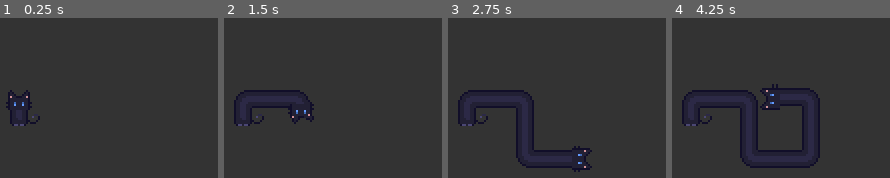
Above: before the commit, frames 1-4 (left to right).
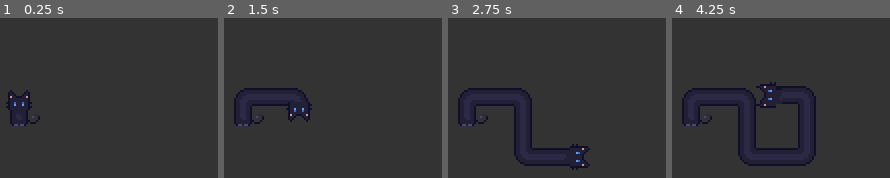
Above: after the commit, the same moments.

Repository: RecorderYvaine/loooong_cat
Game: Godot game, scene res://src/Main.tscn
Two runs of this game, one before a commit and one after it. Both use one fixed random seed, a clock stepped at 60 frames per second and the inputs below.
Inputs:
- Up to frame 1 (0.25 s): no input
- Up to frame 2 (1.5 s): tap Enter at 0.5 s; hold Right (ui_right) 0.53-1.28 s; hold Down (ui_down) from 1.28 s (still down)
- Up to frame 3 (2.75 s): release Down (ui_down) at 2.03 s; hold Right (ui_right) from 2.03 s (still down)
- Up to frame 4 (4.25 s): release Right (ui_right) at 2.78 s; hold Up (ui_up) 2.78-3.53 s; hold Left (ui_left) from 3.53 s (still down)

The runs differ from the first frame. In frame 2, 1.0% of the frame differs, in the area x 4-42%, y 43-67%; in frame 3, 2.1%; in frame 4, 3.2%, in the area x 4-68%, y 40-94%.

Commit message:
Keep cat head pixel aligned during turns

Diff:
--- a/src/cat/LongCat.gd
+++ b/src/cat/LongCat.gd
@@ -4,13 +4,15 @@
 @export var speed: float = 40.0
 const MIN_TURN_DIST: float = 9.0
 const TURN_CLEARANCE: float = 4.0
+const TURN_EXIT_ADVANCE: float = 1.0
 const HIDDEN_TOP_BODY_HEAD_GAP: float = 5.0
 const BODY_COLLISION_HALF_WIDTH: float = 4.5
 const HEAD_COLLISION_HALF_WIDTH: float = 5.5
 const COLLISION_CLEARANCE: float = BODY_COLLISION_HALF_WIDTH + HEAD_COLLISION_HALF_WIDTH
+const TURN_READY_DIST: float = MIN_TURN_DIST + TURN_EXIT_ADVANCE
 
 # 以 HeadGroup 节点原点为基准，提取猫脸中心点作为旋转与移动核心
-const FACE_LOCAL = Vector2(0.5, -6.0)
+const FACE_LOCAL = Vector2(0.5, -5.5)
 
 var path: Array[Vector2] = []
 var current_dir: Vector2 = Vector2.UP
@@ -68,8 +70,11 @@
 	else:
 		auto_turn_dir = Vector2.ZERO
 		if queued_turn_dir != Vector2.ZERO:
-			raw_input = queued_turn_dir
-			queued_turn_dir = Vector2.ZERO
+			if get_head_segment_length() >= TURN_READY_DIST:
+				raw_input = queued_turn_dir
+				queued_turn_dir = Vector2.ZERO
+			else:
+				raw_input = current_dir
 
 	var is_tap = false
 	if not in_turn:
@@ -92,7 +97,14 @@
 
 		move_cat(input_dir, step)
 		update_head_frame(input_dir)
-	else:
+
+		if queued_turn_dir != Vector2.ZERO and input_dir == current_dir and get_head_segment_length() >= TURN_READY_DIST:
+			var turn_dir = queued_turn_dir
+			queued_turn_dir = Vector2.ZERO
+			move_cat(turn_dir, max(step, 1.0))
+			update_head_frame(turn_dir)
+	else:
+		snap_head_to_pixel_grid()
 		head_sprite.frame = 0
 
 	update_visuals()
@@ -140,6 +152,16 @@
 
 func can_start_turn(start_pos: Vector2, dir: Vector2) -> bool:
 	return get_allowed_step(start_pos, dir, MIN_TURN_DIST) >= MIN_TURN_DIST
+
+func get_head_segment_length() -> float:
+	if path.size() < 2:
+		return 0.0
+	return path[-1].distance_to(path[-2])
+
+func snap_head_to_pixel_grid() -> void:
+	if path.size() < 2:
+		return
+	path[-1] = Vector2(round(path[-1].x - 0.5) + 0.5, round(path[-1].y))
 
 func move_cat(input_dir: Vector2, step: float) -> void:
 	var head_pos = path[-1]
@@ -176,8 +198,8 @@
 				path[-1] += input_dir * step
 	else:
 		var dist_from_last_corner = head_pos.distance_to(prev_pos)
-		if dist_from_last_corner < MIN_TURN_DIST:
-			var advance = min(step, MIN_TURN_DIST - dist_from_last_corner)
+		if dist_from_last_corner < TURN_READY_DIST:
+			var advance = min(step, TURN_READY_DIST - dist_from_last_corner)
 			var allowed_advance = get_allowed_step(head_pos, seg_dir, advance)
 			path[-1] += seg_dir * allowed_advance
 			current_dir = seg_dir
@@ -253,23 +275,11 @@
 			active_corner_index = path.size() - 2
 			turn_progress = clamp(head_dist / MIN_TURN_DIST, 0.0, 1.0)
 
-	# The straight body segment now connects directly to the head. Keeping this
-	# separate sprite visible creates one-pixel protrusions after horizontal turns.
-	top_body.visible = false
-
-	# 核心修正：旋转猫头组，并同时根据旋转修正位置，使本地的猫脸中心始终精确对准 path[-1]
+	top_body.visible = not in_turn
+
+	# 猫头像素画只使用正交旋转；转弯动画由拐角身体帧负责，避免任意角度旋转造成拉伸。
 	var target_rotation = current_dir.angle() - (-PI/2)
-
-	if in_turn:
-		var prev_dir = (path[-2] - path[-3]).normalized()
-		if prev_dir == Vector2.ZERO: prev_dir = current_dir
-		var prev_rot = prev_dir.angle() - (-PI/2)
-
-		var diff = wrapf(target_rotation - prev_rot, -PI, PI)
-		head_group.rotation = prev_rot + diff * turn_progress
-	else:
-		head_group.rotation = target_rotation
-
+	head_group.rotation = target_rotation
 	head_group.position = path[-1] - FACE_LOCAL.rotated(head_group.rotation)
 
 	# 绘制直身子
--- a/tests/run_tests.gd
+++ b/tests/run_tests.gd
@@ -18,6 +18,8 @@
 		return
 	if not await run_early_turn_completion_checks():
 		return
+	if not await run_queued_input_process_checks():
+		return
 	if not await run_overlap_movement_checks():
 		return
 	print("ALL TESTS PASSED")
@@ -37,9 +39,22 @@
 	await process_frame
 
 	drive_cat(cat, Vector2.UP, 28)
-	drive_cat(cat, Vector2.RIGHT, 80)
+	drive_cat(cat, Vector2.RIGHT, 1)
+
+	if not assert_angle_close(cat.head_group.rotation, PI / 2.0, "Head stays cardinal during an active right turn"):
+		return false
+	if cat.top_body.visible:
+		printerr("FAILED: upper body should be hidden while turn animation is active")
+		quit(1)
+		return false
+
+	drive_cat(cat, Vector2.RIGHT, 79)
 
 	if not assert_angle_close(cat.head_group.rotation, PI / 2.0, "Head faces exactly right after a completed right turn"):
+		return false
+	if not cat.top_body.visible:
+		printerr("FAILED: upper body should be visible while moving straight")
+		quit(1)
 		return false
 	if cat.turns_data.size() != 1:
 		printerr("FAILED: expected one turn after moving right. turns=", cat.turns_data.size())
@@ -155,6 +170,17 @@
 	cat.update_visuals()
 	cat.move_cat(Vector2.DOWN, 1.0)
 
+	if cat.path.size() != 4:
+		printerr("FAILED: 9px turn should auto-advance before starting. path=", cat.path)
+		quit(1)
+		return false
+	if abs(cat.path[-1].distance_to(cat.path[-2]) - cat.TURN_READY_DIST) > 0.001:
+		printerr("FAILED: 11px centered head clearance should advance to turn-ready distance. path=", cat.path)
+		quit(1)
+		return false
+
+	cat.move_cat(Vector2.DOWN, 1.0)
+
 	if cat.path.size() != 5:
 		printerr("FAILED: 11px centered head clearance should allow turn. path=", cat.path)
 		quit(1)
@@ -202,7 +228,7 @@
 		quit(1)
 		return false
 	if abs(cat.path[-1].distance_to(cat.path[-2]) - cat.MIN_TURN_DIST) > 0.001:
-		printerr("FAILED: early turn should auto-advance to the minimum turn distance. path=", cat.path)
+		printerr("FAILED: early turn should first auto-advance to the minimum turn distance. path=", cat.path)
 		quit(1)
 		return false
 	if cat.turns_data.size() != 0:
@@ -212,6 +238,17 @@
 
 	cat.move_cat(Vector2.DOWN, 1.0)
 
+	if cat.path.size() != path_size_before:
+		printerr("FAILED: early turn should add the one-pixel turn exit before appending. path=", cat.path)
+		quit(1)
+		return false
+	if abs(cat.path[-1].distance_to(cat.path[-2]) - cat.TURN_READY_DIST) > 0.001:
+		printerr("FAILED: early turn should auto-advance to the turn-ready distance. path=", cat.path)
+		quit(1)
+		return false
+
+	cat.move_cat(Vector2.DOWN, 1.0)
+
 	if cat.path.size() != path_size_before + 1:
 		printerr("FAILED: queued follow-up turn should start immediately after auto-advance. path=", cat.path)
 		quit(1)
@@ -222,6 +259,62 @@
 		return false
 	if cat.turns_data.size() != 1:
 		printerr("FAILED: queued follow-up turn should create exactly one turn. turns=", cat.turns_data.size())
+		quit(1)
+		return false
+
+	cat.queue_free()
+	await process_frame
+	return true
+
+func run_queued_input_process_checks() -> bool:
+	print("Running queued input process checks...")
+	var cat_scene = load("res://src/cat/LongCat.tscn")
+	if cat_scene == null:
+		printerr("FAILED to load LongCat.tscn")
+		quit(1)
+		return false
+
+	var cat: LongCat = cat_scene.instantiate()
+	root.add_child(cat)
+	await process_frame
+	await process_frame
+
+	cat.path = [
+		Vector2(0.5, 0.0),
+		Vector2(0.5, -40.0),
+		Vector2(8.5, -40.0),
+	]
+	cat.current_dir = Vector2.RIGHT
+	cat.turns_data.clear()
+	cat.update_visuals()
+
+	Input.action_press("ui_down")
+	cat._process(1.0 / cat.speed)
+
+	if cat.path.size() != 3:
+		Input.action_release("ui_down")
+		printerr("FAILED: queued input should not append before turn-ready distance. path=", cat.path)
+		quit(1)
+		return false
+	if cat.current_dir != Vector2.RIGHT:
+		Input.action_release("ui_down")
+		printerr("FAILED: queued input should keep moving in current direction before ready. current_dir=", cat.current_dir)
+		quit(1)
+		return false
+
+	cat._process(1.0 / cat.speed)
+	Input.action_release("ui_down")
+
+	if cat.path.size() != 4:
+		printerr("FAILED: queued input should start the next turn as soon as turn-ready distance is reached. path=", cat.path)
+		quit(1)
+		return false
+	if cat.current_dir != Vector2.DOWN:
+		printerr("FAILED: queued input should update direction on the same frame. current_dir=", cat.current_dir)
+		quit(1)
+		return false
+	if cat.queued_turn_dir != Vector2.ZERO:
+		printerr("FAILED: queued input should be consumed after starting the turn. queued=", cat.queued_turn_dir)
 		quit(1)
 		return false
 
